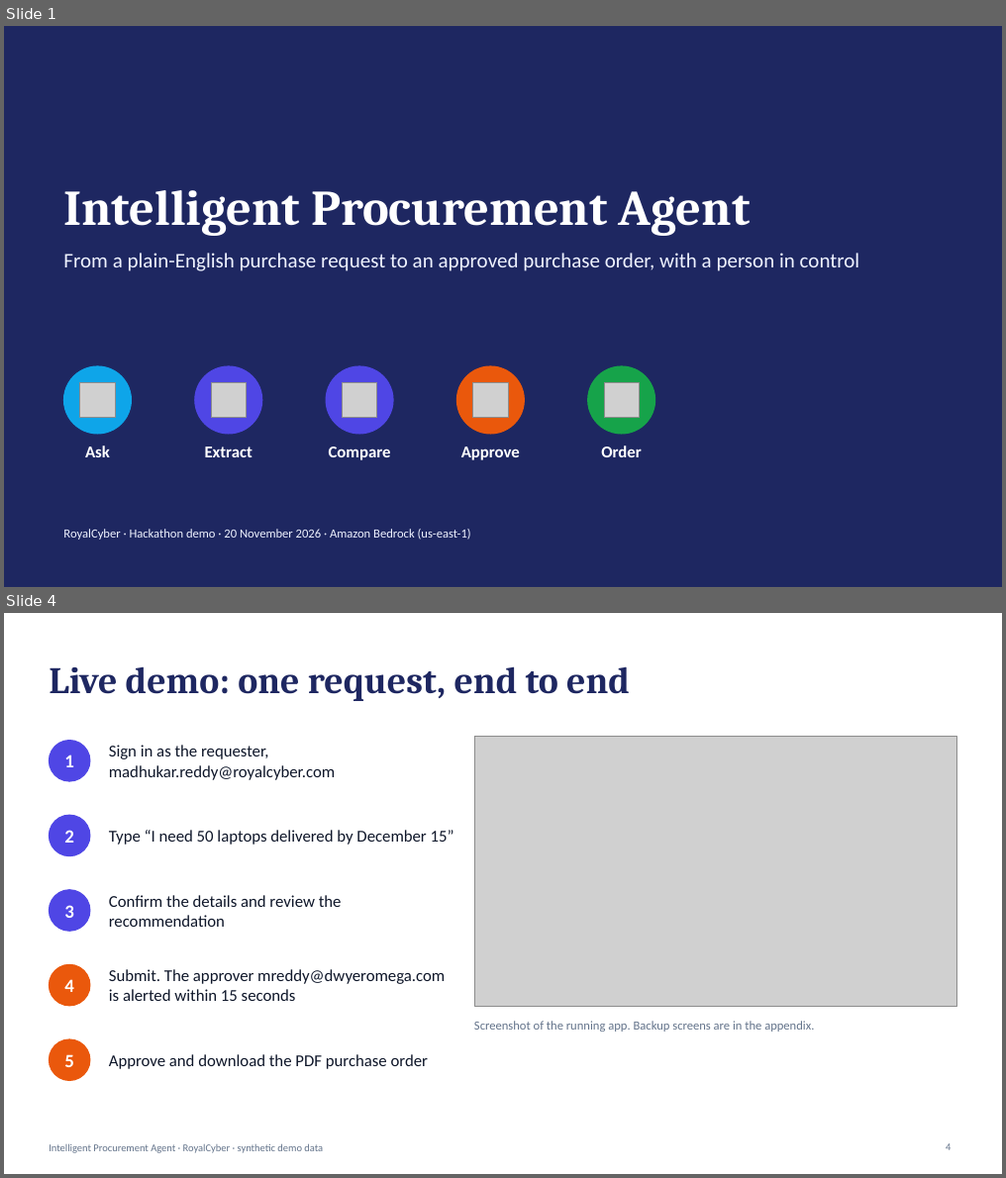
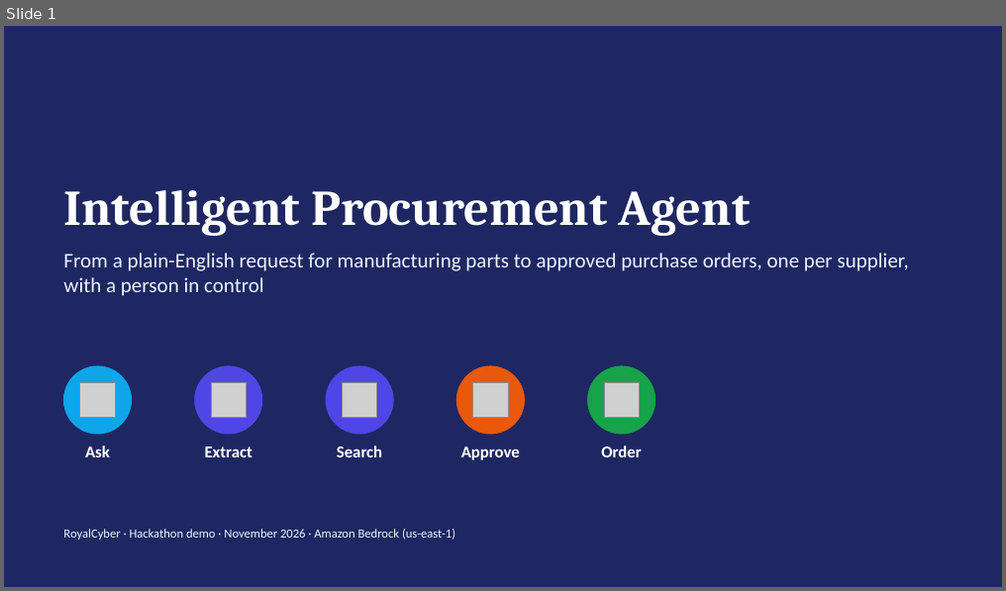
Before and after one commit to Madhukar07565/intelligent-procurement-agent, a slide deck: docs/presentation/Intelligent-Procurement-Agent.pptx. Shown one above the other, each under a label of ours: slides 1 and 4 before the commit, slide 1 after it; the slides between them are not shown. The pictures are 1006x1178 and 1006x591 pixels, drawn with LibreOffice and Linux fonts; fonts in the diff are those of the drawing; grey boxes stand for pictures. Boxes give left, top, right and bottom in pixels: in the first picture for what was removed or moved away, otherwise in the second. Text is boxed around its words. In the diff, an @@ line names an element or a change of style, - is before the commit and + after.

Commit message:
Update architecture diagrams, docs and deck for one approval request and PO per supplier

```diff
--- a/docs/presentation/Intelligent-Procurement-Agent.pptx
+++ b/docs/presentation/Intelligent-Procurement-Agent.pptx
@@ slide 4 removed at bbox=[4, 613, 1002, 1174], background #FFFFFF @@
@@ title removed at bbox=[49, 666, 630, 701] @@
-Live demo: one request, end to end
@@ ellipse removed at bbox=[49, 741, 90, 781] @@
@@ text removed at bbox=[64, 755, 74, 767] @@
-1
@@ text removed at bbox=[109, 745, 335, 780] @@
-Sign in as the requester, madhukar.reddy@royalcyber.com
@@ picture removed at bbox=[474, 737, 957, 1006] @@
@@ ellipse removed at bbox=[49, 815, 90, 857] @@
@@ text removed at bbox=[64, 830, 74, 843] @@
-2
@@ text removed at bbox=[109, 830, 454, 845] @@
-Type “I need 50 laptops delivered by December 15”
@@ ellipse removed at bbox=[49, 890, 90, 931] @@
@@ text removed at bbox=[64, 905, 74, 918] @@
-3
@@ text removed at bbox=[109, 895, 342, 927] @@
-Confirm the details and review the recommendation
@@ ellipse removed at bbox=[49, 964, 90, 1006] @@
@@ text removed at bbox=[64, 979, 74, 992] @@
-4
@@ text removed at bbox=[109, 969, 445, 1001] @@
-Submit. The approver mreddy@dwyeromega.com is alerted within 15 seconds
@@ text removed at bbox=[474, 1021, 814, 1032] @@
-Screenshot of the running app. Backup screens are in the appendix.
@@ ellipse removed at bbox=[49, 1040, 90, 1081] @@
@@ text removed at bbox=[64, 1055, 74, 1067] @@
-5
@@ text removed at bbox=[109, 1055, 428, 1069] @@
-Approve and download the PDF purchase order
@@ text removed at bbox=[49, 1144, 323, 1154] @@
-Intelligent Procurement Agent · RoyalCyber · synthetic demo data
@@ page number removed at bbox=[945, 1144, 950, 1151] @@
-4
@@ slide 1 changed as well @@
@@ text at bbox=[63, 253, 909, 296]: text changed @@
-From a plain-English purchase request to an approved purchase order, with a person in control
+From a plain-English request for manufacturing parts to approved purchase orders, one per supplier, with a person in control
@@ text at bbox=[337, 446, 382, 458]: text changed @@
-Compare
+Search
@@ text at bbox=[63, 529, 455, 540]: text changed @@
-RoyalCyber · Hackathon demo · 20 November 2026 · Amazon Bedrock (us-east-1)
+RoyalCyber · Hackathon demo · November 2026 · Amazon Bedrock (us-east-1)
```
Also in this commit, not shown: 9 other slides changed, 3 slides added, 1 other slide removed, 20 other files.
